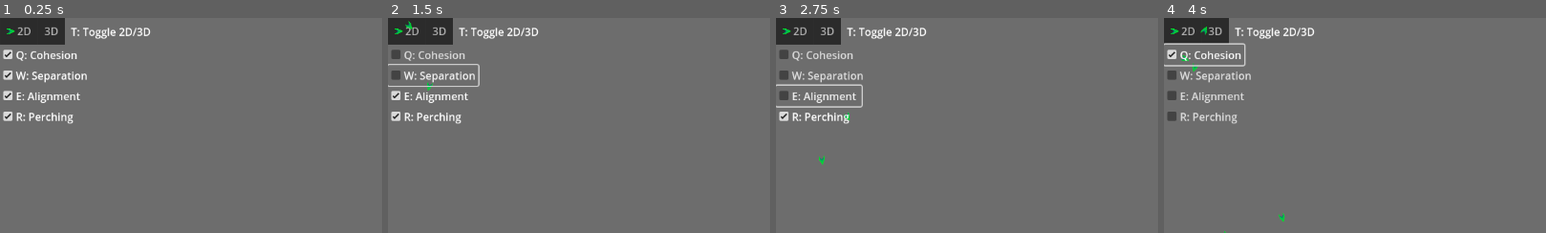
Above: before the commit, frames 1-4 (left to right).
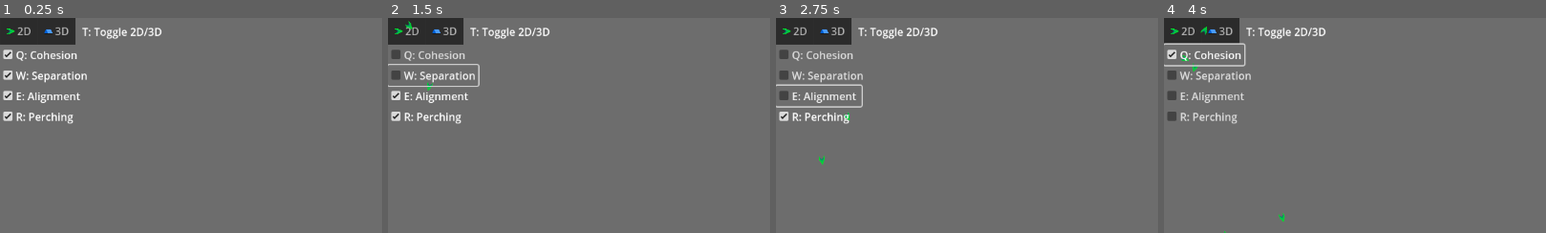
Above: after the commit, the same moments.

Repository: JarWarren/Boids
Game: Godot game, scene res://HUD.tscn
The game is run twice, just before and just after one commit, with the same random seed, the same clock (stepped at 60 frames per second) and the same inputs.
Inputs:
- Up to frame 1 (0.25 s): no input
- Up to frame 2 (1.5 s): click "Q: Cohesion" at 0.5 s; click "W: Separation" at 1.25 s
- Up to frame 3 (2.75 s): click "E: Alignment" at 2 s
- Up to frame 4 (4 s): click "R: Perching" at 2.75 s; click "Q: Cohesion" at 3.5 s
The pictures show only the part of the screen within x 0-50%, y 0-50%; the shares and areas given below are measured in that part.

The runs differ from the first frame. In frame 1, 1.0% of the frame differs, in the area x 11-43%, y 0-13%; in frame 2, 1.0%; in frame 3, 1.0%; in frame 4, 1.0%.

Commit message:
finish 3d

Diff:
--- a/3D/Boid3D.gd
+++ b/3D/Boid3D.gd
@@ -20,7 +20,7 @@
 	# should perch
 	if position.y < -BOUNDARY_Y && !recently_perched && Rules.is_perching_enabled:
 		perch_timer = randi_range(64, 256)
-		# rotation = -1.5708
+		rotation = Vector3.ZERO
 		recently_perched = true
 		velocity.y = -velocity.y
 		return
@@ -45,7 +45,7 @@
 		# alone - moving in the same direction
 	if local_boids.size() == 0:
 		position += velocity
-		# rotation = velocity.normalized().angle()
+		look_at(position + velocity)
 		return
 
 	# cohesion - gravitate towards other boids
@@ -80,8 +80,8 @@
 	velocity.z = clamp(velocity.z, -MAX_SPEED, MAX_SPEED)
 
 	# update position and rotation
+	look_at(position + velocity)
 	position += velocity
-	# rotation = velocity.normalized().angle()
 
 
 func _on_boid_3d_area_entered(area):
--- a/3D/Boid3D.tscn
+++ b/3D/Boid3D.tscn
@@ -6,20 +6,22 @@
 radius = 16.0
 
 [sub_resource type="StandardMaterial3D" id="StandardMaterial3D_a50m0"]
-albedo_color = Color(0, 1, 0.368627, 1)
+albedo_color = Color(0.156863, 0.635294, 1, 1)
 disable_receive_shadows = true
 
 [sub_resource type="PrismMesh" id="PrismMesh_1gth3"]
 material = SubResource( "StandardMaterial3D_a50m0" )
-size = Vector3(1, 1, 2)
+size = Vector3(1, 1, 4)
 
 [node name="Boid3D" type="Area3D"]
+rotation_edit_mode = 1
 script = ExtResource( "1_8po4c" )
 
 [node name="CollisionShape3D" type="CollisionShape3D" parent="."]
 shape = SubResource( "SphereShape3D_5rx1b" )
 
 [node name="MeshInstance3D" type="MeshInstance3D" parent="."]
+rotation_edit_mode = 1
 mesh = SubResource( "PrismMesh_1gth3" )
 
 [connection signal="area_entered" from="." to="." method="_on_boid_3d_area_entered"]
--- a/HUD.tscn
+++ b/HUD.tscn
@@ -1,8 +1,9 @@
-[gd_scene load_steps=4 format=3 uid="uid://dukimu2lxbjs2"]
+[gd_scene load_steps=5 format=3 uid="uid://dukimu2lxbjs2"]
 
 [ext_resource type="Script" path="res://HUD.gd" id="1_mnfvv"]
 [ext_resource type="Texture2D" uid="uid://cbslrgw4p8y3o" path="res://2D/boid.PNG" id="2_q6ryp"]
 [ext_resource type="PackedScene" uid="uid://d2mfnphifw6rf" path="res://2D/Scene2d.tscn" id="3_35tbf"]
+[ext_resource type="Texture2D" uid="uid://cghb3kxrjf3rf" path="res://3D/boid3D.PNG" id="3_ry83o"]
 
 [node name="HUD" type="CanvasLayer"]
 script = ExtResource( "1_mnfvv" )
@@ -15,6 +16,7 @@
 tab_0/title = "2D"
 tab_0/icon = ExtResource( "2_q6ryp" )
 tab_1/title = "3D"
+tab_1/icon = ExtResource( "3_ry83o" )
 
 [node name="Scene2D" parent="." instance=ExtResource( "3_35tbf" )]
 
@@ -47,9 +49,9 @@
 text = "R: Perching"
 
 [node name="Label" type="Label" parent="."]
-offset_left = 107.0
+offset_left = 124.0
 offset_top = 9.0
-offset_right = 228.0
+offset_right = 245.0
 offset_bottom = 35.0
 text = "T: Toggle 2D/3D"
 
Binary file added: 3D/boid3D.PNG
Not shown, added: 3D/boid3D.PNG.import
